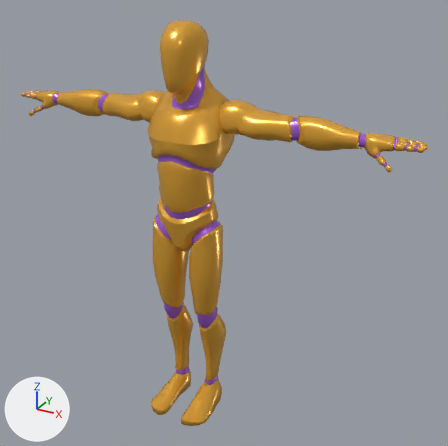
Two versions of the glTF model apps/web/public/models/anim-library.glb, one commit apart.
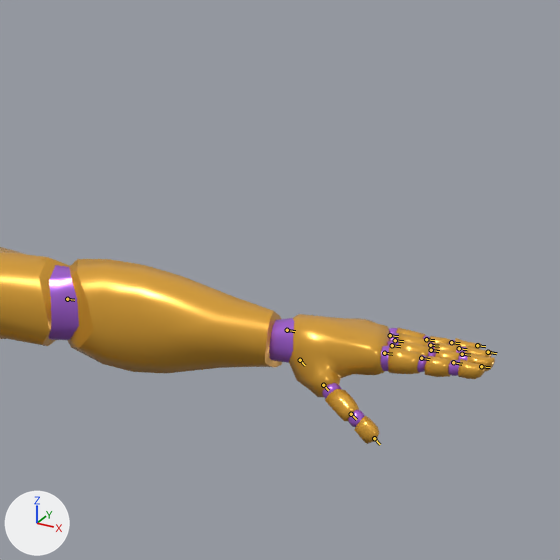
Each version appears first whole from a 50 mm camera at (1.365, -2.153, 2.079) aimed at (0.137, 0.079, 0.963), and next in a close-up on the part from 62% to 100% of the width and 8% to 47% of the height. Arrows for +X, +Y and +Z are at lower left; the lights stay in place. The first two pictures are the older version. The bones that change, and the others that lie on the model, are drawn over the model as lines in the close-ups.

In view in the first close-up: 'Mannequin'.
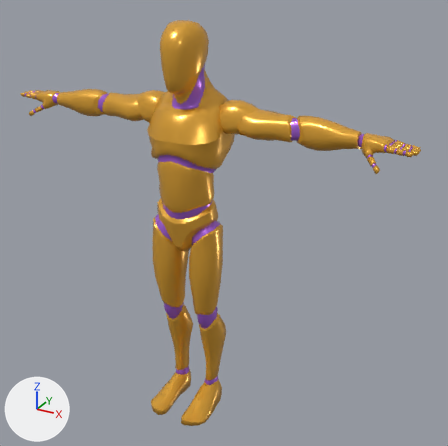
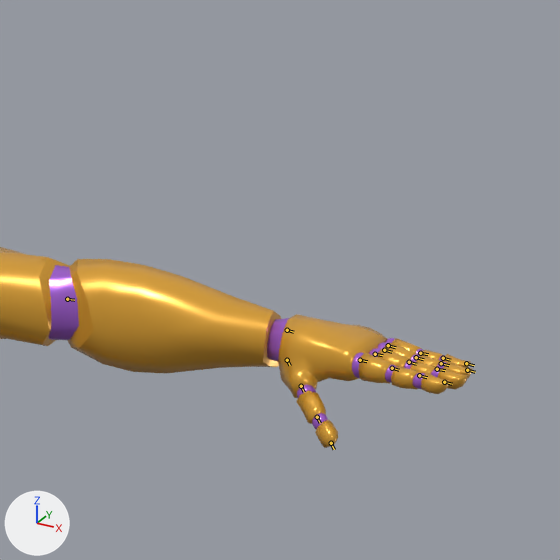
The newer file adds an action. The first version stands in its rest pose; the second is drawn at frame 0 of the action 'Rig|Bow_Carry'.

The change, as JSON lines over the scene's bpy script:
```json
{"block": "bone_hand_l", "where": "bone_hand_l = bpy.data.objects['Rig'].pose.bones['hand_l']  # child of 'lowerarm_l'"}
{"op": "set", "path": "bone_hand_l.rotation_quaternion", "old": "(1.0, 0.0, 0.0, 0.0)", "new": "(0.986, 0.167, -0.007, -0.004)", "note": "degrees (0, 0, 0) -> degrees (19, -1, -1)"}
```

Where the change shows, as pixel boxes [x1, y1, x2, y2] in the close-ups (560 x 560 px):
```json
{"object": "Mannequin", "change": "posed", "before": [0, 247, 495, 444], "after": [0, 247, 473, 448]}
{"bone": "hand_l", "before": "(287, 330) to (295, 331)", "after": "(287, 330) to (293, 332)"}
```
